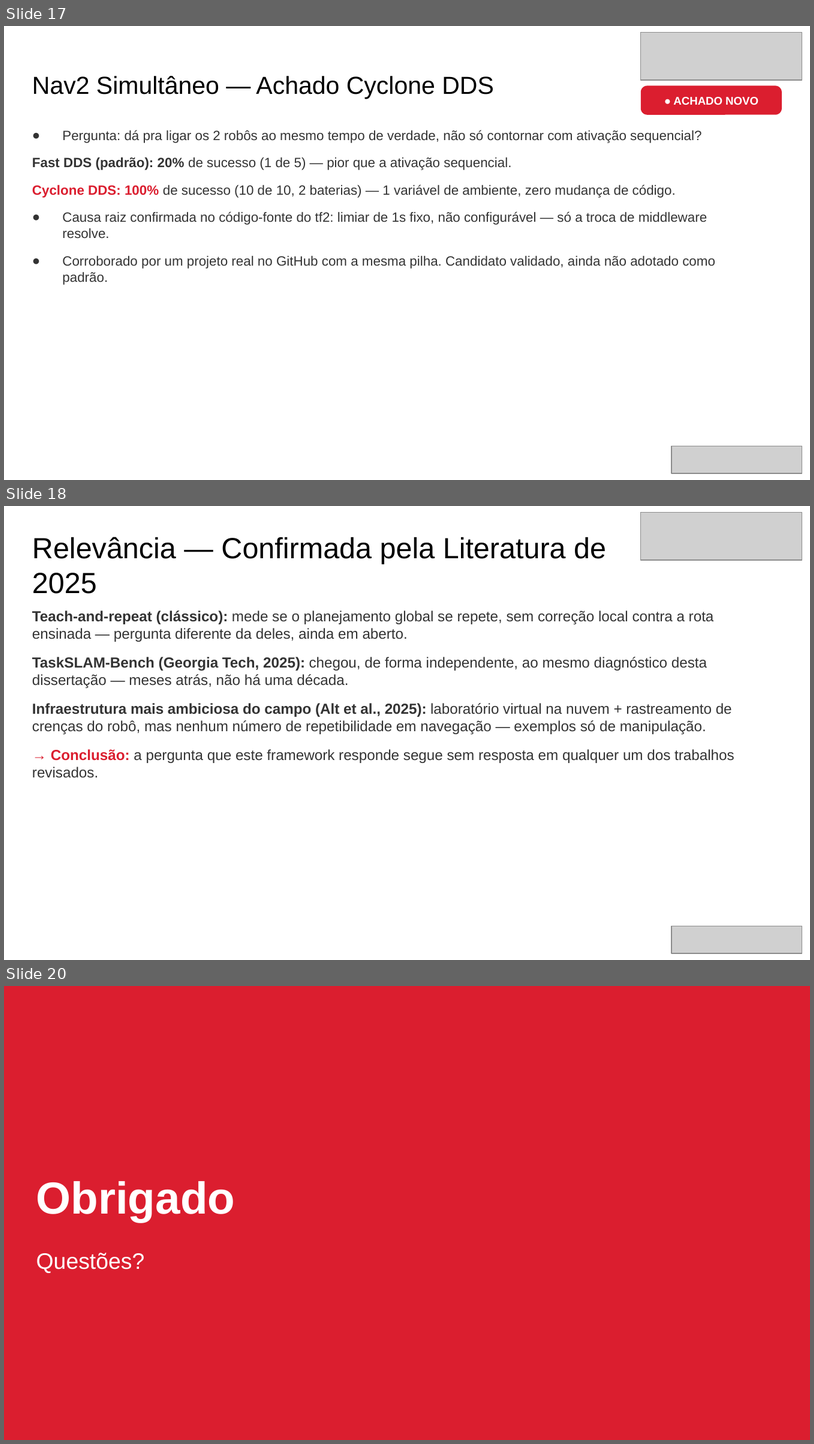
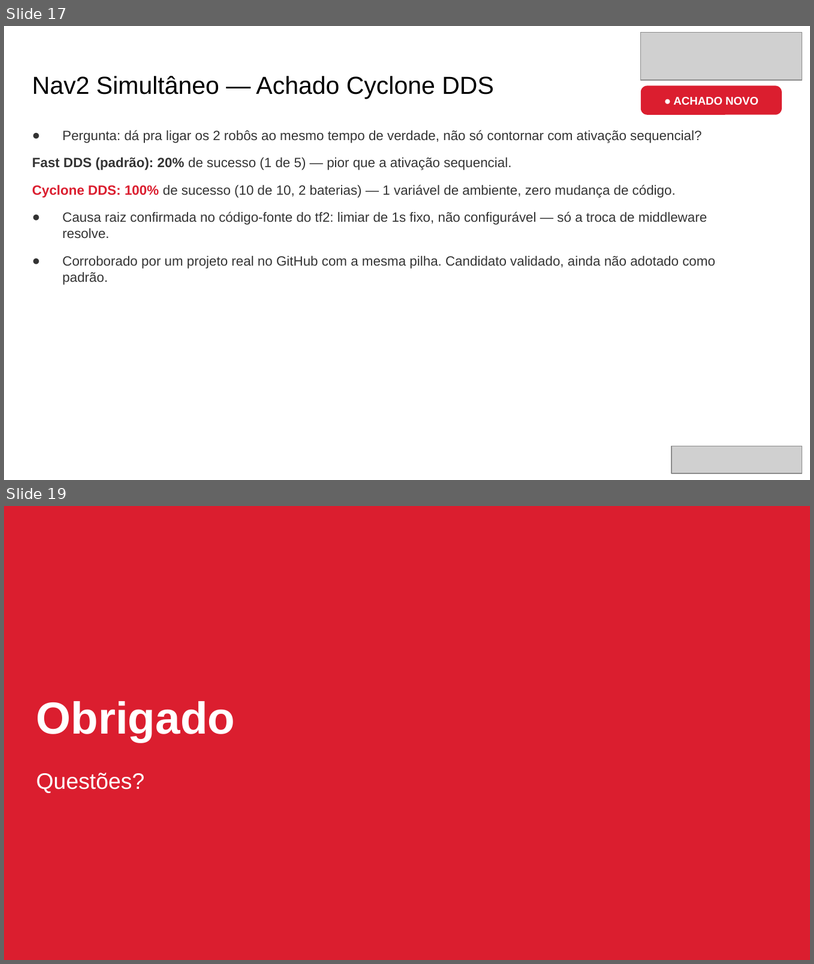
Before and after one commit to eduardowanderleyde/fleet-ui, a slide deck: disserta-apresenta/apresentacao_defesa.pptx. Shown one above the other, each under a label of ours: slides 17, 18 and 20 before the commit, slides 17 and 19 after it; the slides between them are not shown. The pictures are 814x1444 and 814x964 pixels, drawn with LibreOffice and Linux fonts; fonts in the diff are those of the drawing; grey boxes stand for pictures. Boxes give left, top, right and bottom in pixels: in the first picture for what was removed or moved away, otherwise in the second. Text is boxed around its words. In the diff, an @@ line names an element or a change of style, - is before the commit and + after.

```diff
--- a/disserta-apresenta/apresentacao_defesa.pptx
+++ b/disserta-apresenta/apresentacao_defesa.pptx
@@ slide 18 removed at (4,506,810,960), background #FFFFFF @@
@@ picture removed at (641,513,803,560) @@
@@ text removed at (32,537,606,594) @@
-Relevância — Confirmada pela Literatura de 2025
@@ text removed at (32,610,735,778) @@
-● Teach-and-repeat (clássico): mede se o planejamento global se repete, sem correção local contra a rota ensinada — pergunta diferente da deles, ainda em aberto.
-● TaskSLAM-Bench (Georgia Tech, 2025): chegou, de forma independente, ao mesmo diagnóstico desta dissertação — meses atrás, não há uma década.
-● Infraestrutura mais ambiciosa do campo (Alt et al., 2025): laboratório virtual na nuvem + rastreamento de crenças do robô, mas nenhum número de repetibilidade em navegação — exemplos só de manipulação.
-● → Conclusão: a pergunta que este framework responde segue sem resposta em qualquer um dos trabalhos revisados.
@@ picture removed at (672,926,803,954) @@
@@ what was slide 20 is now slide 19 @@
```
Also in this commit, not shown: 1 slide changed, 1 other file.
